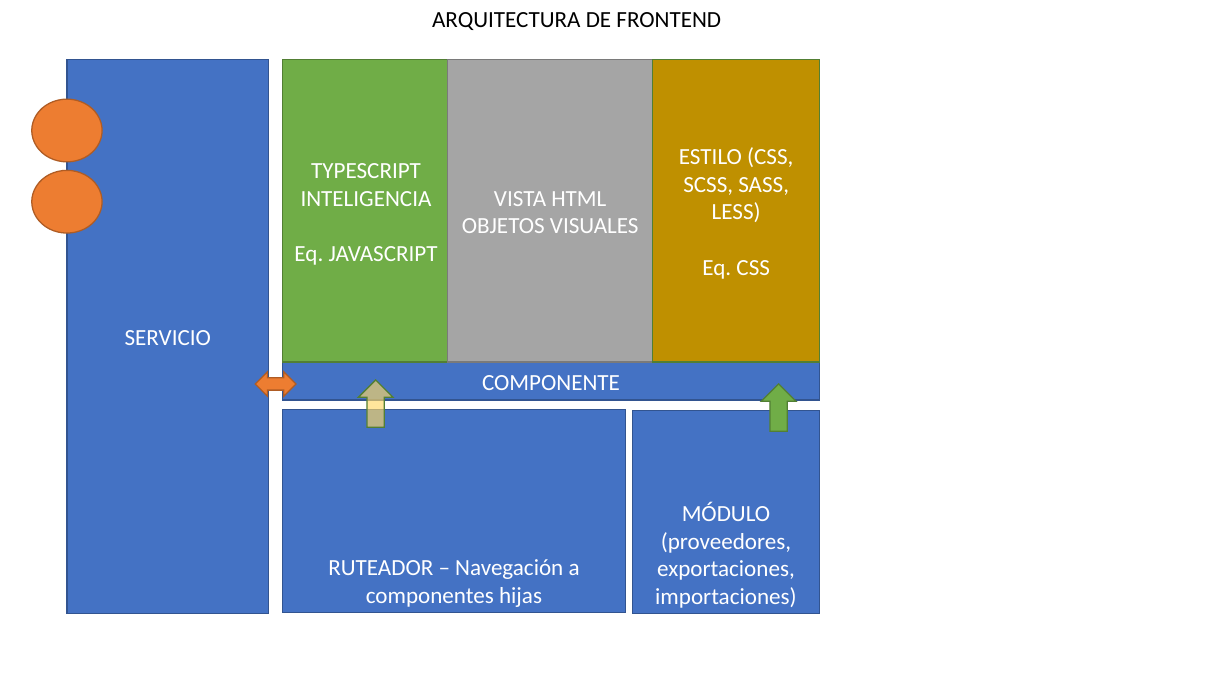
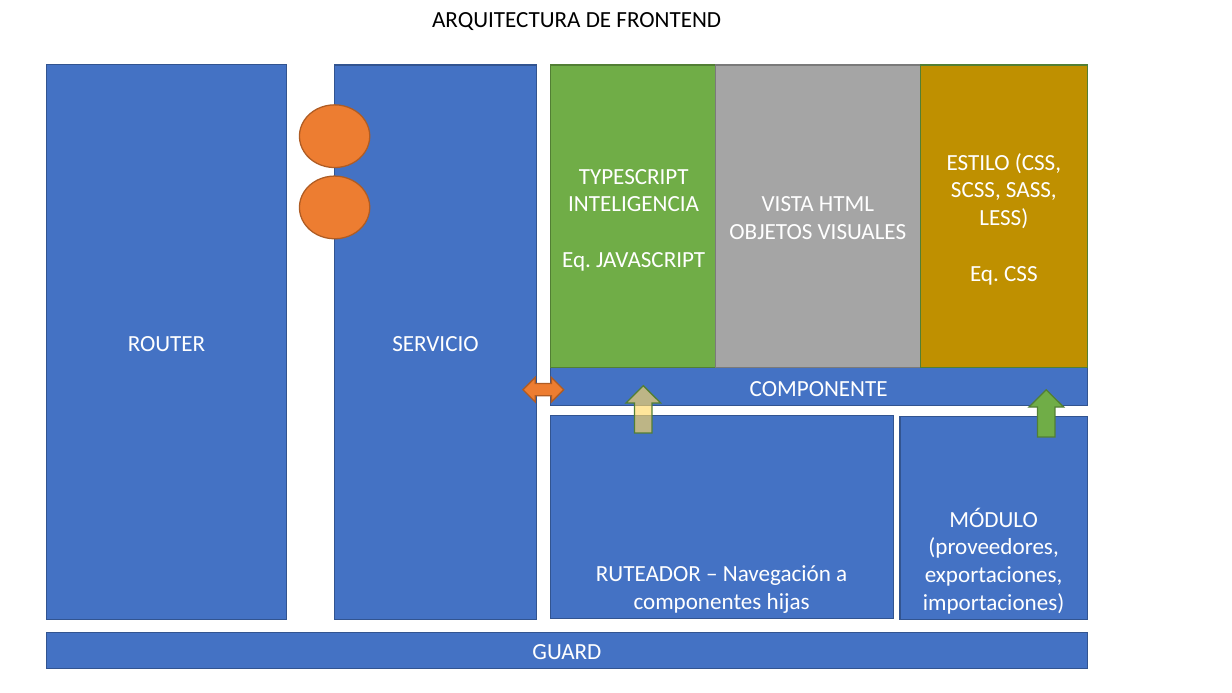
Before and after one commit to pasthortown/plantilla_desarrollo, a slide deck: slide 3 of Arquitectura.pptx. Drawn at 1232x693 pixels with LibreOffice and Linux fonts; fonts in the diff are those of the drawing. Boxes give left, top, right and bottom in pixels: in the first picture for what was removed or moved away, otherwise in the second. Text is boxed around its words. In the diff, an @@ line names an element or a change of style, - is before the commit and + after.

```diff
--- a/Arquitectura.pptx
+++ b/Arquitectura.pptx
@@ rectangle added at (46, 65, 287, 619), fill #4472C4, outline #325491 1 pt, 18 pt, text #FFFFFF @@
+ROUTER
@@ 3 rectangles, 2 ellipses, 1 up arrow, 1 left right arrow: place and size @@
-3 rectangles, 2 ellipses, 1 up arrow, 1 left right arrow at (31, 59, 820, 614)
+3 rectangles, 2 ellipses, 1 up arrow, 1 left right arrow at (299, 65, 1088, 620)
@@ 4 rectangles, 1 up arrow: place and size @@
-4 rectangles, 1 up arrow at (283, 59, 820, 614)
+4 rectangles, 1 up arrow at (550, 65, 1087, 619)
@@ rectangle added at (46, 632, 1087, 668), fill #4472C4, outline #325491 1 pt, 18 pt, text #FFFFFF @@
+GUARD
```
Also in this commit, not shown: 25 other files.
